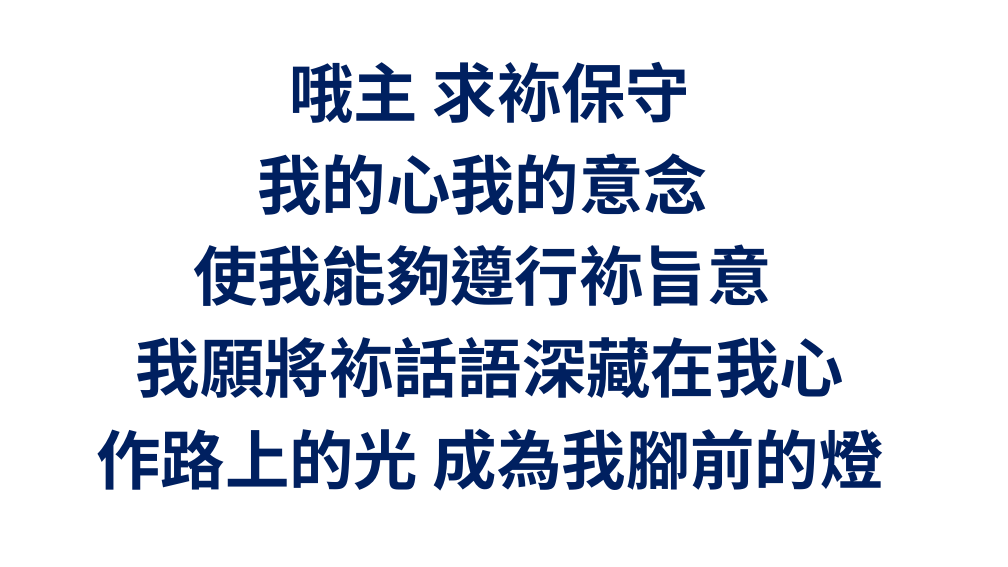
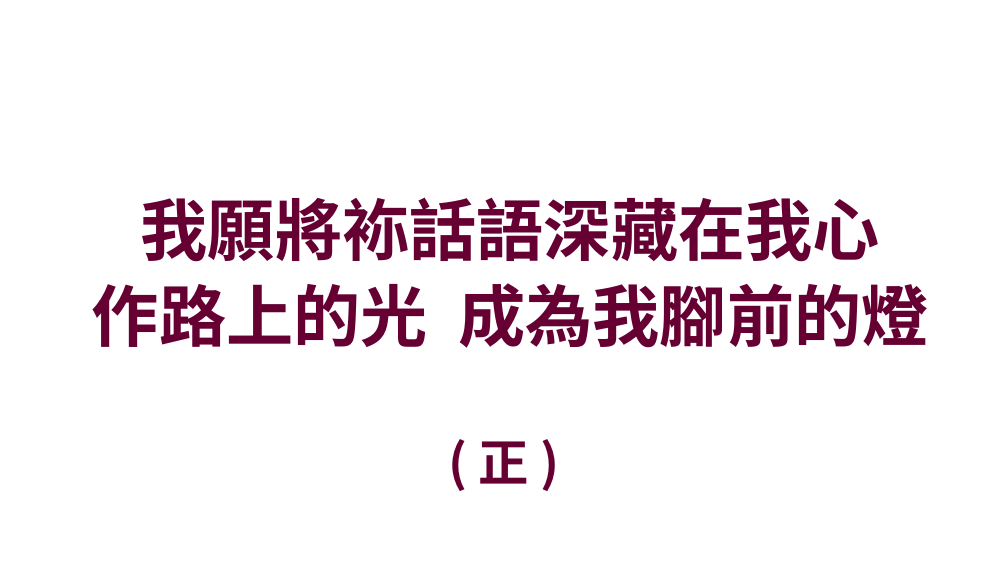
Before and after one commit to batisuoc/prayermeeting, a slide deck: slide 37 of 2021/11月/11-11.pptx (slide 17 before the commit). Drawn at 1008x567 pixels with LibreOffice and Linux fonts; fonts in the diff are those of the drawing; background and template pictures are left out. Boxes give left, top, right and bottom in pixels: in the first picture for what was removed or moved away, otherwise in the second. Text is boxed around its words. In the diff, an @@ line names an element or a change of style, - is before the commit and + after.

```diff
--- a/2021/11月/11-11.pptx
+++ b/2021/11月/11-11.pptx
@@ text at (x1=193, y1=62, x2=772, y2=306): paragraphs removed @@
-哦主 求袮保守
-我的心我的意念
-使我能夠遵行袮旨意
@@ text "我願將袮話語深藏在我心" moved from (x1=97, y1=62, x2=884, y2=491) to (x1=92, y1=197, x2=928, y2=348) @@
@@ text "我願將袮話語深藏在我心" at (x1=92, y1=197, x2=928, y2=348): size 46 to 48 pt, font Noto Sans CJK TC to Noto Sans CJK SC, text colour #002060 to #660033; indent changed; less space between paragraphs; vertical alignment top to middle @@
@@ text added at (x1=479, y1=441, x2=529, y2=484), 36 pt, text #660033, bold @@
+( 正 )
```
Also in this commit, not shown: 19 other slides changed, 23 slides added.
